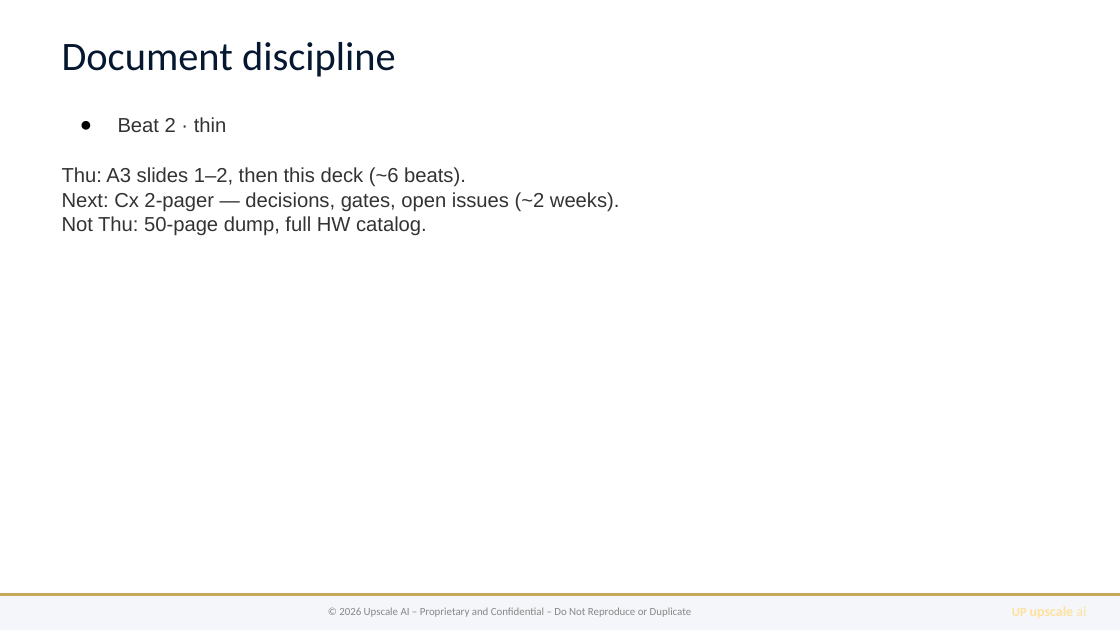
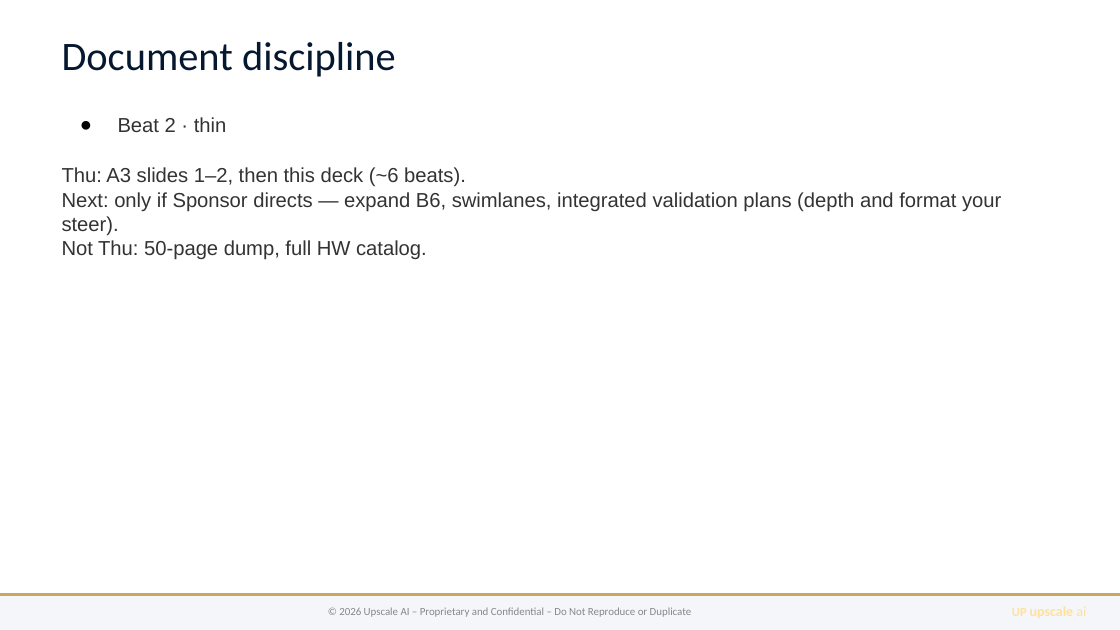
Before and after one commit to upscale-ai-network/agent-template, a slide deck: slide 3 of dt100/manager-arch-vision-b6.pptx. Drawn at 1120x630 pixels with LibreOffice and Linux fonts; fonts in the diff are those of the drawing. Boxes give left, top, right and bottom in pixels: in the first picture for what was removed or moved away, otherwise in the second. Text is boxed around its words. In the diff, an @@ line names an element or a change of style, - is before the commit and + after.

```diff
--- a/dt100/manager-arch-vision-b6.pptx
+++ b/dt100/manager-arch-vision-b6.pptx
@@ text at [62, 192, 1001, 235]: text changed @@
-Next: Cx 2-pager — decisions, gates, open issues (~2 weeks).
+Next: only if Sponsor directs — expand B6, swimlanes, integrated validation plans (depth and format your steer).
```
Also in this commit, not shown: 3 other slides changed, 15 other files.
